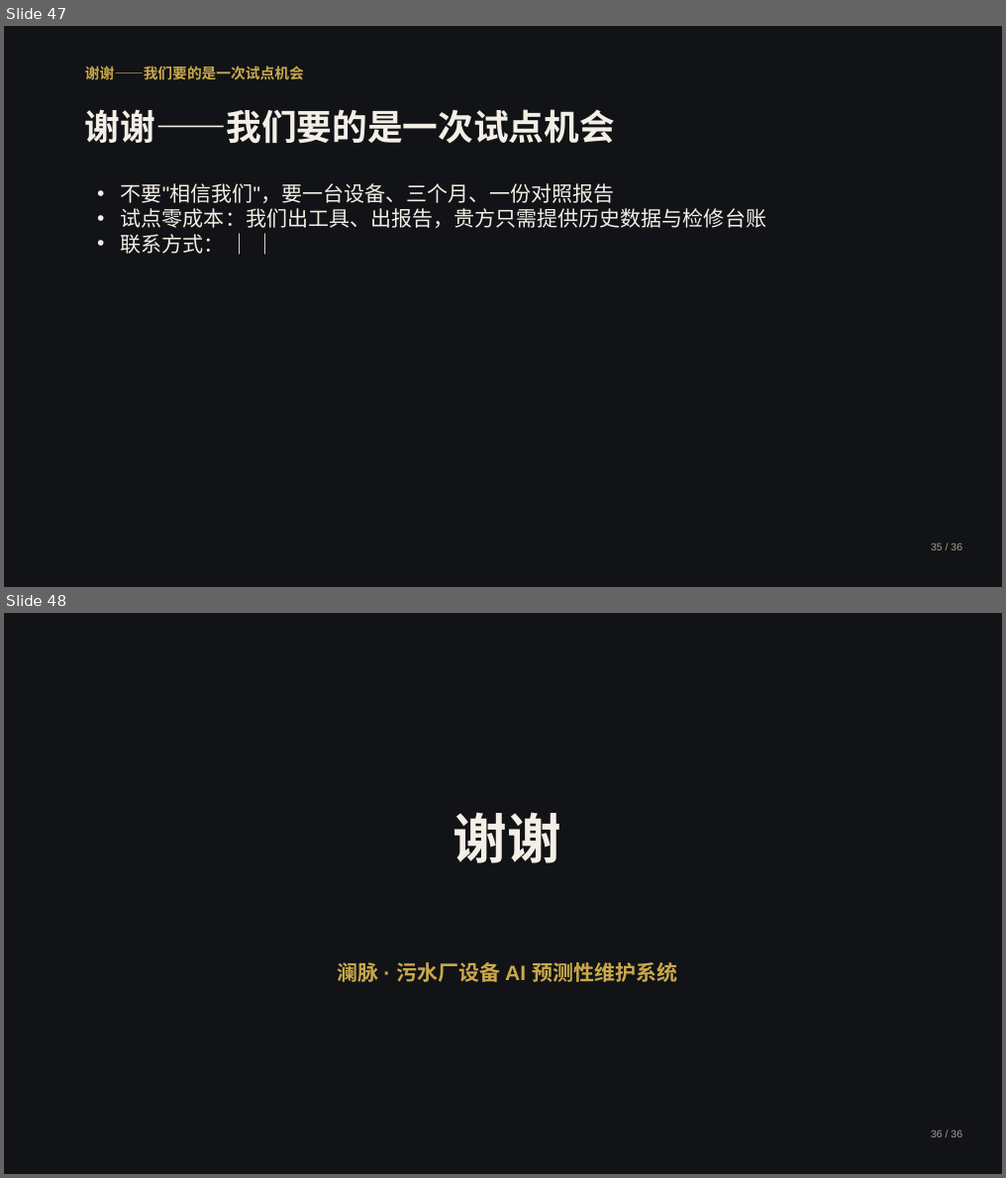
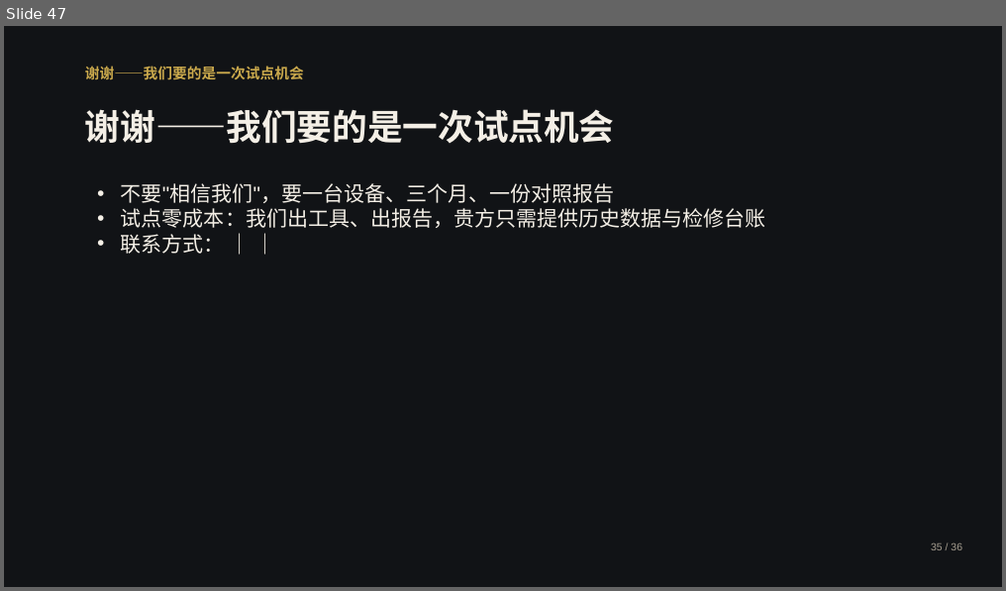
Before and after one commit to by739yang/BEWG_PdM, a slide deck: deliverables/ppt/澜脉_商业计划书.pptx. Shown one above the other, each under a label of ours: slides 47 and 48 before the commit, slide 47 after it. The pictures are 1006x1178 and 1006x591 pixels, drawn with LibreOffice and Linux fonts; fonts in the diff are those of the drawing. Boxes give left, top, right and bottom in pixels: in the first picture for what was removed or moved away, otherwise in the second. Text is boxed around its words. In the diff, an @@ line names an element or a change of style, - is before the commit and + after.

Commit message:
PPT 定稿：删掉 dsh-ppt 自带的重复收尾页（48 → 47 页）

```diff
--- a/deliverables/ppt/澜脉_商业计划书.pptx
+++ b/deliverables/ppt/澜脉_商业计划书.pptx
@@ slide 48 removed at [4, 613, 1002, 1174], background #111316 @@
@@ text removed at [453, 812, 561, 863] @@
-谢谢
@@ text removed at [338, 962, 677, 982] @@
-澜脉 · 污水厂设备 AI 预测性维护系统
@@ text removed at [931, 1131, 962, 1138] @@
-36 / 36
```
